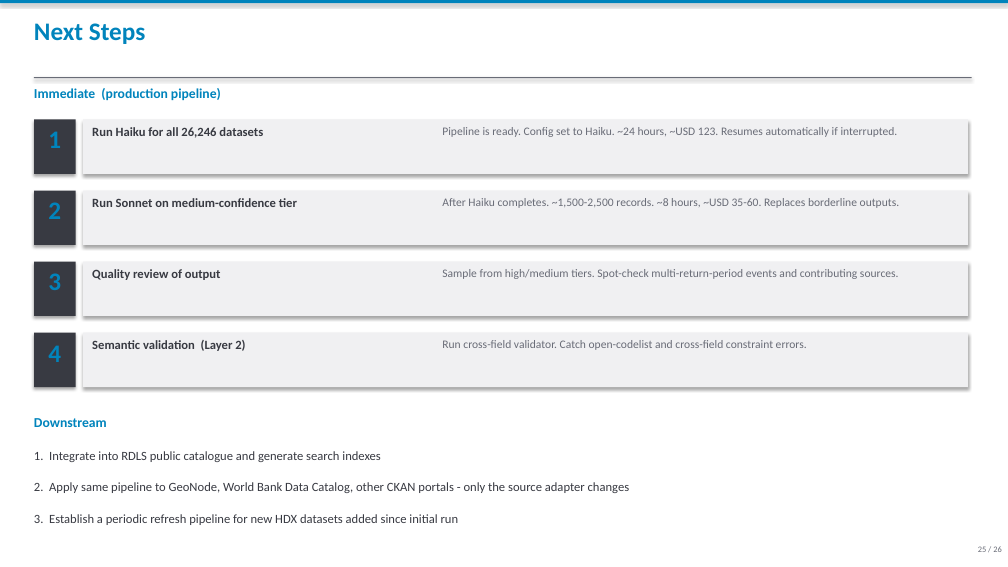
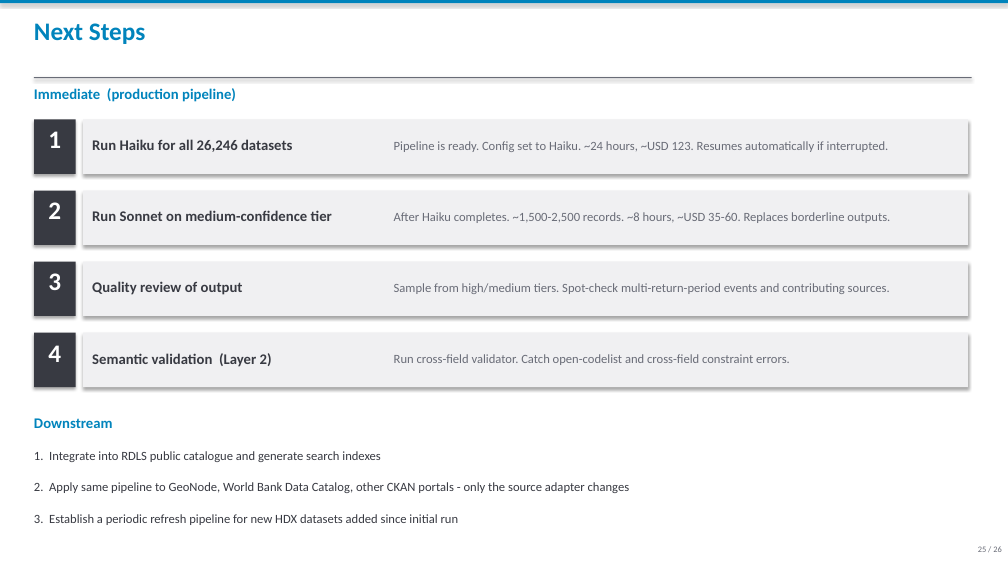
Before and after one commit to bennyistanto/to-rdls, a slide deck: slide 25 of docs/hdx2rdls_journey_20260512.pptx. Drawn at 1008x567 pixels with LibreOffice and Linux fonts; fonts in the diff are those of the drawing. Boxes give left, top, right and bottom in pixels: in the first picture for what was removed or moved away, otherwise in the second. Text is boxed around its words. In the diff, an @@ line names an element or a change of style, - is before the commit and + after.

```diff
--- a/docs/hdx2rdls_journey_20260512.pptx
+++ b/docs/hdx2rdls_journey_20260512.pptx
@@ text "Immediate (production pipeline)" at bbox=[34, 88, 236, 102]: size 13 to 14 pt @@
@@ text "Pipeline is ready. Config set ...": place and size @@
-text "Pipeline is ready. Config set ..." at bbox=[442, 127, 898, 137]
+text "Pipeline is ready. Config set ..." at bbox=[394, 141, 889, 152]
@@ text "After Haiku completes. ~1,500-2,500 records. ...": place and size @@
-text "After Haiku completes. ~1,500-2,500 records. ..." at bbox=[442, 198, 900, 208]
+text "After Haiku completes. ~1,500-2,500 records. ..." at bbox=[394, 212, 890, 223]
@@ text colour #0184BC to #FFFFFF in 4 elements at bbox=[48, 345, 61, 362], bbox=[48, 131, 61, 148], bbox=[48, 202, 61, 219], bbox=[48, 273, 61, 290] @@
@@ text "Sample from high/medium tiers. Spot-check ...": place and size @@
-text "Sample from high/medium tiers. Spot-check ..." at bbox=[442, 269, 899, 279]
+text "Sample from high/medium tiers. Spot-check ..." at bbox=[394, 283, 890, 294]
@@ 4 texts: place and size @@
-4 texts at bbox=[92, 127, 297, 351]
+4 texts at bbox=[92, 139, 332, 367]
@@ size 12 to 14 pt in 4 elements at bbox=[92, 281, 243, 295], bbox=[92, 139, 292, 152], bbox=[92, 210, 332, 221], bbox=[92, 353, 272, 367] @@
@@ size 11 to 12 pt in 4 elements at bbox=[394, 141, 889, 152], bbox=[394, 283, 890, 294], bbox=[394, 212, 890, 223], bbox=[394, 354, 790, 365] @@
@@ text "Run cross-field validator. Catch open-codelist ...": place and size @@
-text "Run cross-field validator. Catch open-codelist ..." at bbox=[442, 340, 807, 350]
+text "Run cross-field validator. Catch open-codelist ..." at bbox=[394, 354, 790, 365]
@@ text "Downstream" at bbox=[34, 418, 113, 428]: size 13 to 14 pt @@
```
Also in this commit, not shown: 25 other slides changed, 26 other files.
